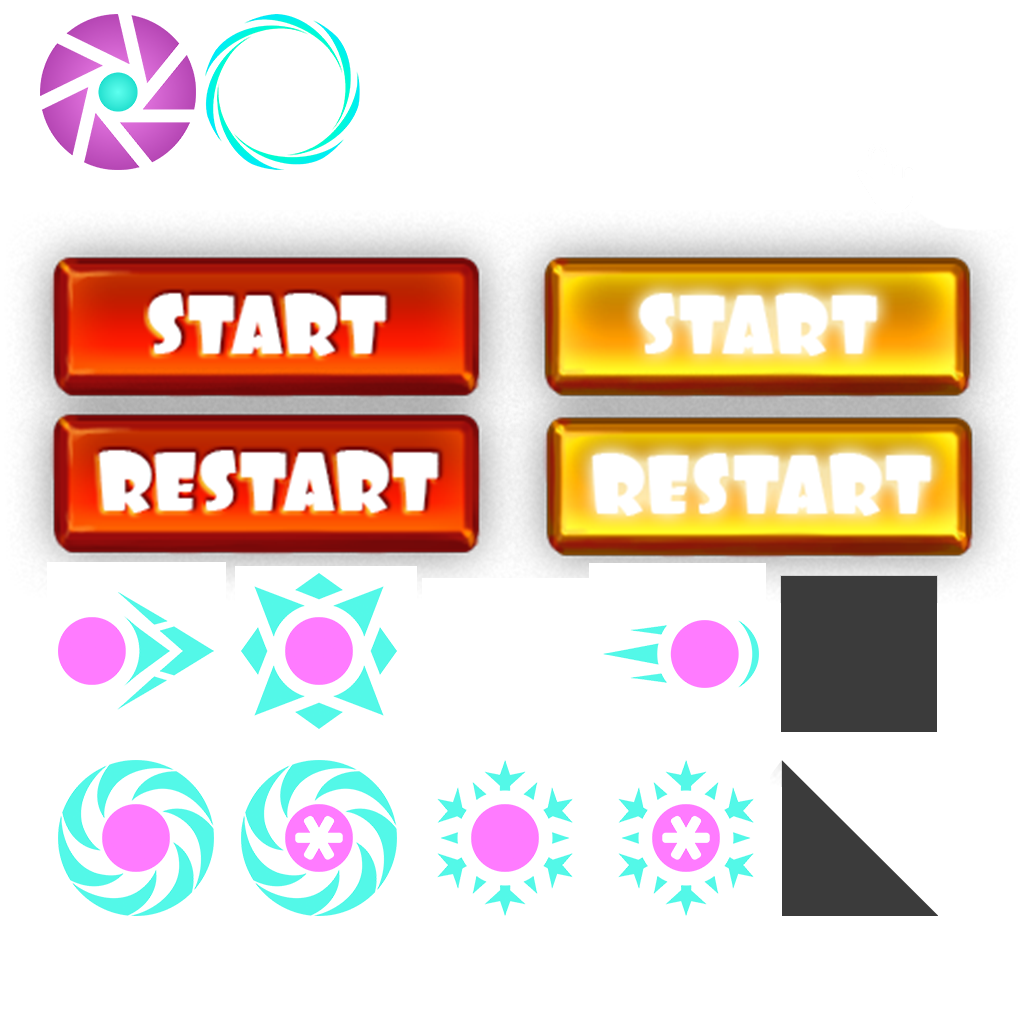
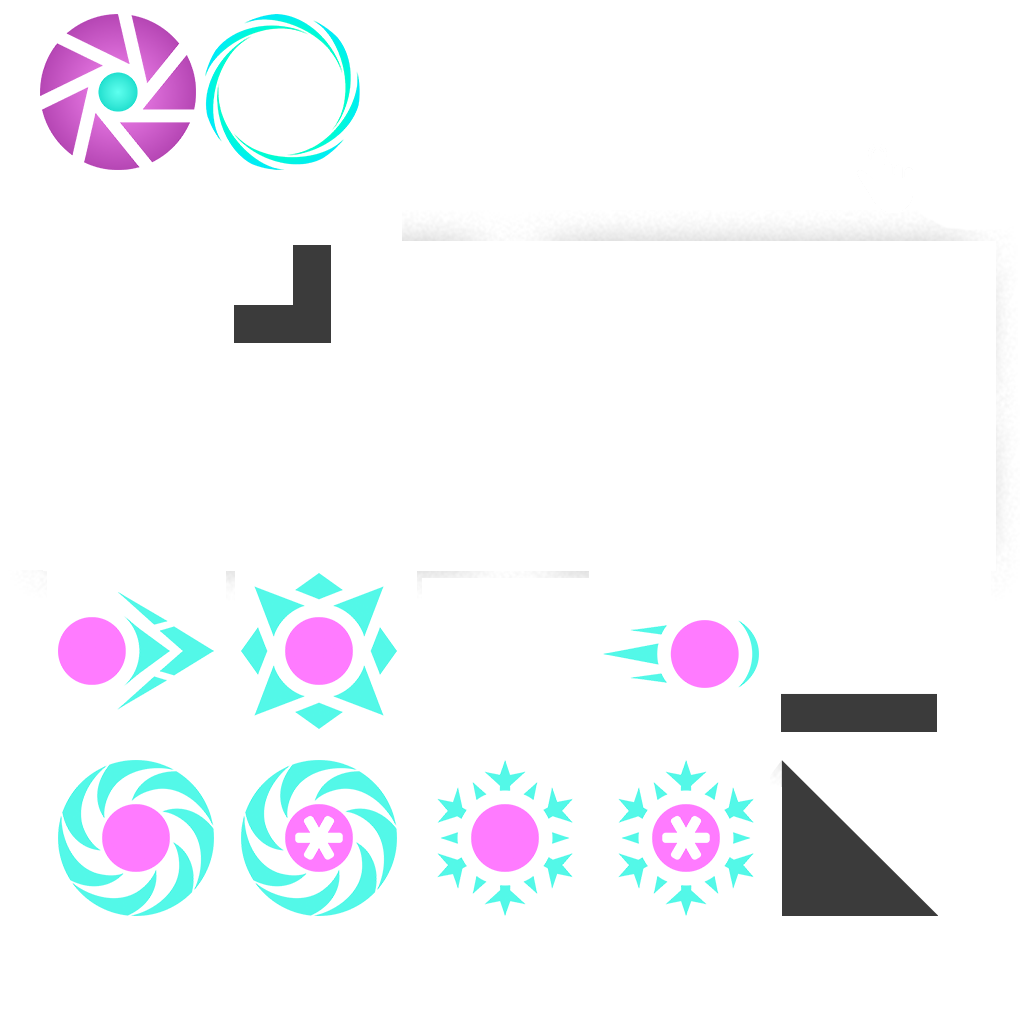
Two versions of the same layered image (1024 × 1024). Layer-by-layer changes:
added layer "GreenCorner" above "WallCorner" over 234, 245, 331, 343
added layer "WallCorner" above "Слой 0" over 44, 242, 190, 343
painted on "Слой 0" over 6, 211, 996, 694
